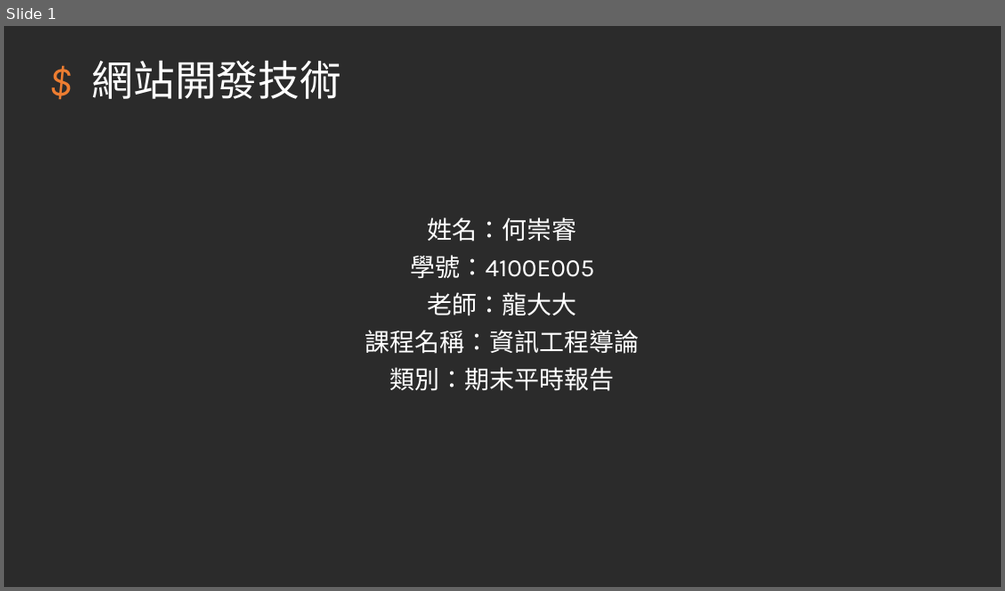
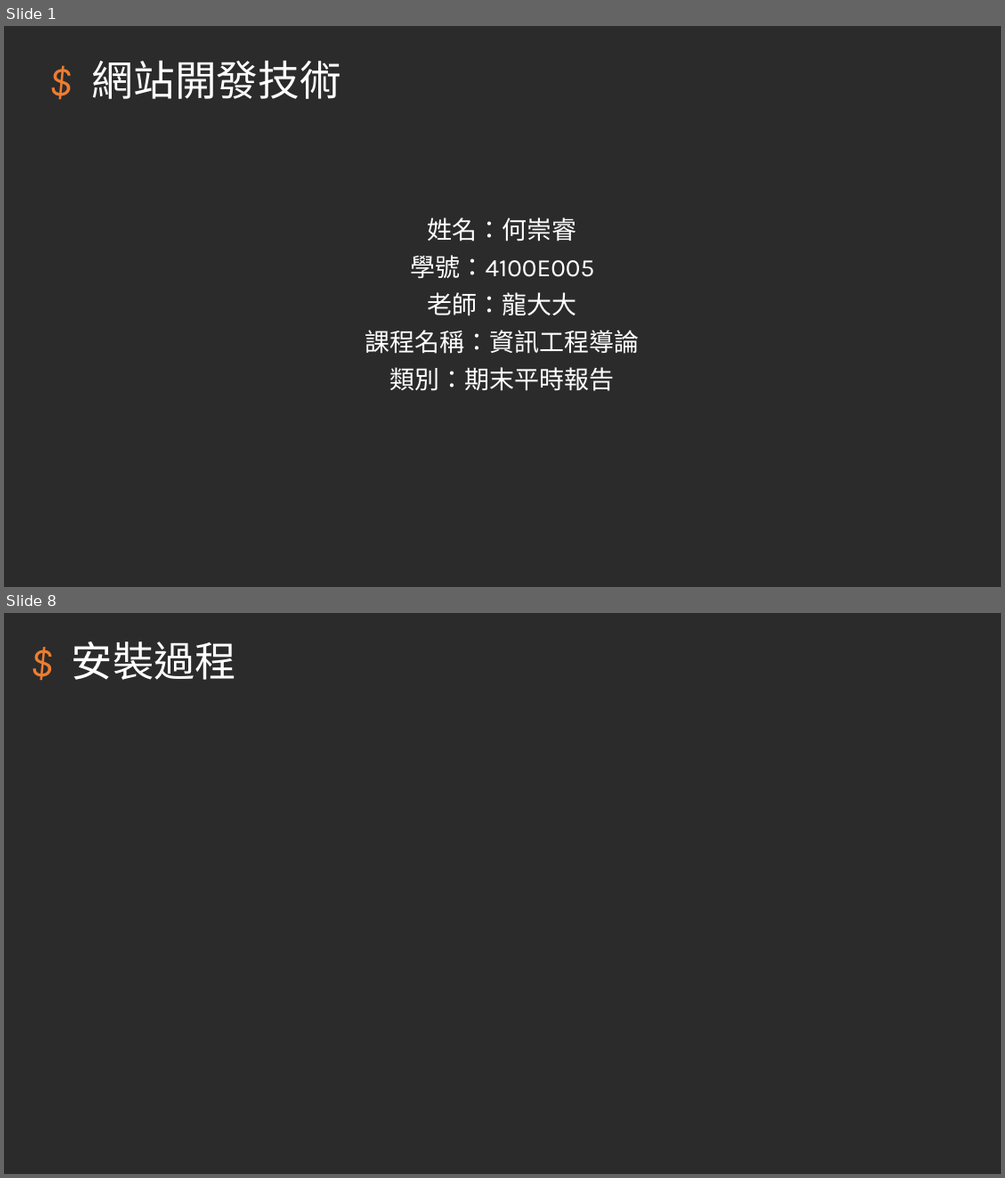
Before and after one commit to hehank/KSU_Class, a slide deck: 報告/網站開發技術_期末報告.pptm. Shown one above the other, each under a label of ours: slide 1 before the commit, slides 1 and 8 after it; the slides between them are not shown. The pictures are 1005x591 and 1005x1178 pixels, drawn with LibreOffice and Linux fonts; fonts in the diff are those of the drawing; background and template pictures are left out; a plain dark background stands for a picture behind light text. Boxes give left, top, right and bottom in pixels: in the first picture for what was removed or moved away, otherwise in the second. Text is boxed around its words. In the diff, an @@ line names an element or a change of style, - is before the commit and + after.

```diff
--- a/報告/網站開發技術_期末報告.pptm
+++ b/報告/網站開發技術_期末報告.pptm
@@ slide 8 added at (4,613,1001,1174), background picture (left out) @@
@@ title added at (72,641,236,680), 39.6 pt, text #FFFFFF @@
+$ 安裝過程
```
Also in this commit, not shown: 11 other slides added, 9 slides removed.
